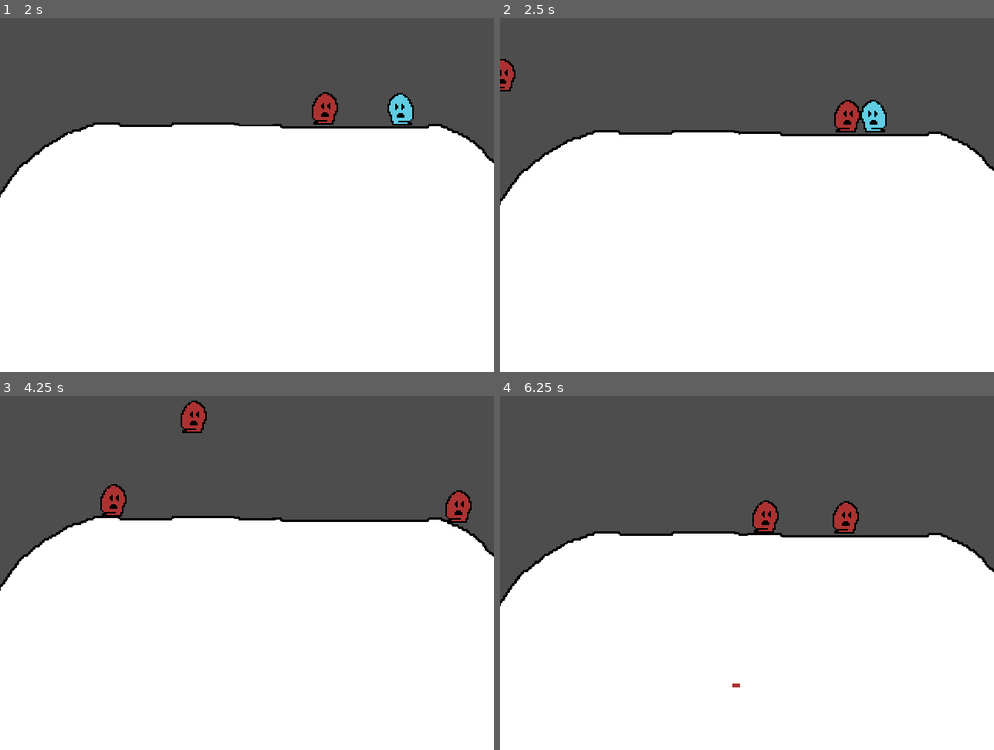
Above: before the commit, frames 1-4 (two rows, left to right).
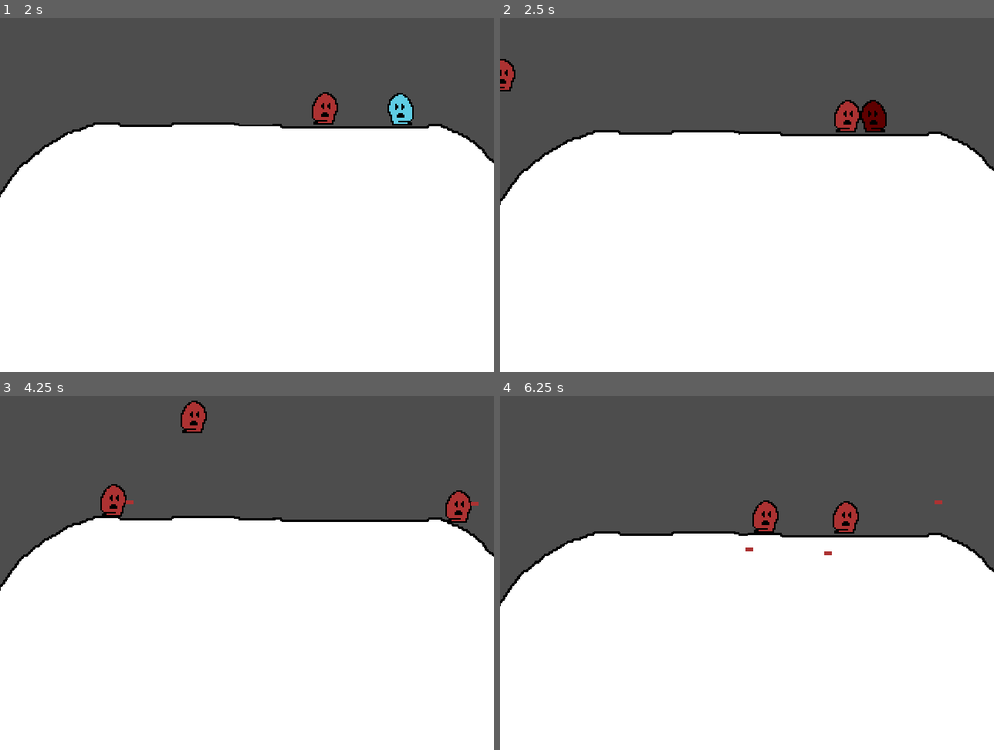
Above: after the commit, the same moments.

Repository: pranavpo/first_godot_platformer
Game: Godot game, scene res://scenes/world.tscn
Two runs of this game, one before a commit and one after it. Both use one fixed random seed, a clock stepped at 60 frames per second and the inputs below.
Inputs (mouse positions are in pixels of both pictures, inside the frame that each line leads up to):
- Up to frame 1 (2 s): move the mouse to (355, 166) at 0.52 s; hold D (right) from 0.53 s (still down); click (355, 166) at 0.6 s; tap W (jump) at 0.77, 1.52 s; move the mouse to (148, 205) at 1.27 s; click (148, 205) at 1.35 s
- Up to frame 2 (2.5 s): move the mouse to (796, 106) at 2.02 s; release D (right) at 2.03 s; hold A (left) from 2.03 s (still down); click (796, 106) at 2.1 s
- Up to frame 3 (4.25 s): move the mouse to (222, 640) at 2.77 s; release A (left) at 2.78 s; hold D (right) from 2.78 s (still down); click (222, 640) at 2.85 s; tap W (jump) at 3.02, 3.77 s; move the mouse to (395, 619) at 3.52 s; click (395, 619) at 3.6 s
- Up to frame 4 (6.25 s): move the mouse to (598, 509) at 4.27 s; release D (right) at 4.28 s; hold A (left) 4.28-5.03 s; click (598, 509) at 4.35 s; tap W (jump) at 4.52, 6.02 s; move the mouse to (771, 565) at 5.02 s; hold D (right) 5.03-5.78 s; click (771, 565) at 5.1 s; move the mouse to (672, 470) at 5.77 s; hold A (left) from 5.78 s (still down); click (672, 470) at 5.85 s

Frame 1 is identical in both runs. In frame 2, 0.3% of the frame differs, in the area x 73-78%, y 23-32%; in frame 3, less than 0.1%; in frame 4, less than 0.1%.

Commit message:
rounded normalized vector

Diff:
--- a/scenes/enemy.tscn
+++ b/scenes/enemy.tscn
@@ -20,7 +20,8 @@
 wait_time = 0.25
 
 [node name="ShootTimer" type="Timer" parent="."]
-wait_time = 3.0
+wait_time = 2.0
+autostart = true
 
 [connection signal="timeout" from="TurnTimer" to="." method="_on_turn_timer_timeout"]
 [connection signal="timeout" from="ShootTimer" to="." method="_on_shoot_timer_timeout"]
--- a/scripts/enemy_bullet.gd
+++ b/scripts/enemy_bullet.gd
@@ -12,9 +12,11 @@
 func _process(delta: float) -> void:
 	move_area(delta)
 
+func round_vector_to_zero_or_one(v: Vector2) -> Vector2:
+	return Vector2(round(v.x), round(v.y))
 # Move the Area2D in the specified direction.
 func move_area(delta: float) -> void:
-	global_position += direction * speed * delta
+	global_position += round_vector_to_zero_or_one(direction) * speed * delta
 
 
 func _on_body_entered(body: Node2D) -> void:
--- a/scripts/world.gd
+++ b/scripts/world.gd
@@ -34,15 +34,8 @@
 		randf_range(spawn_area_min_x, spawn_area_max_x),  # Random X position between -80 and 640
 		randf_range(spawn_area_min_y, spawn_area_max_y)   # Random Y position just above the player
 	)
-	#print("Spawning enemy at:", random_position)
-
-	# Instance the enemy
 	var enemy = enemy_scene.instantiate()
-
-	# Set the position of the enemy
 	enemy.position = random_position
-
-	# Add the enemy to the world node (or to the parent node where enemies are stored)
 	add_child(enemy)
 
 # Timer timeout signal callback
Not shown, changed: export_presets.cfg
